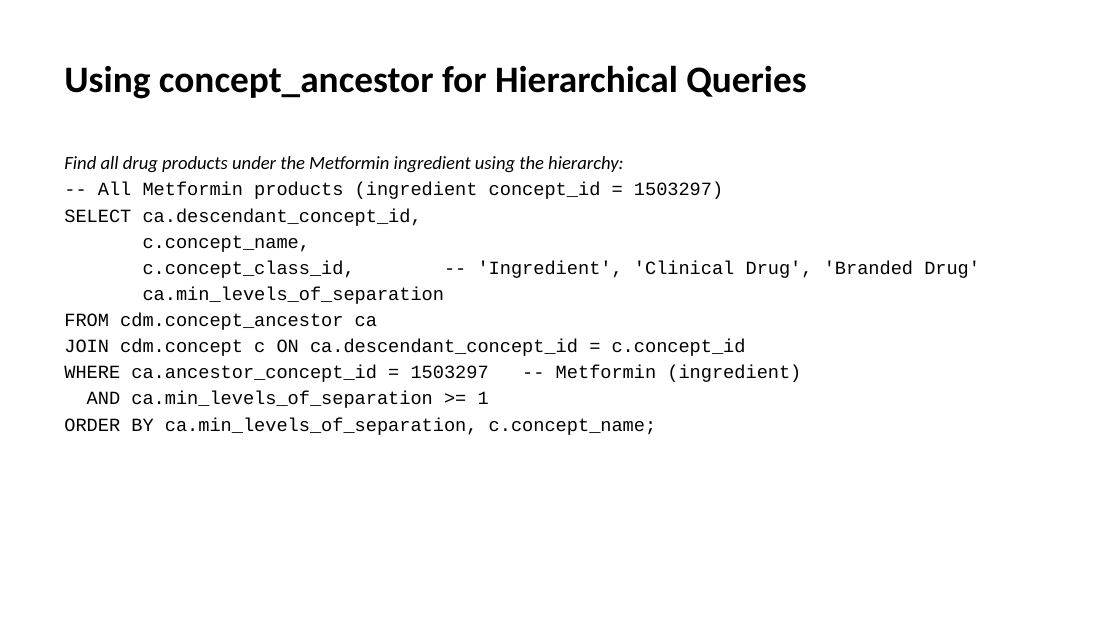
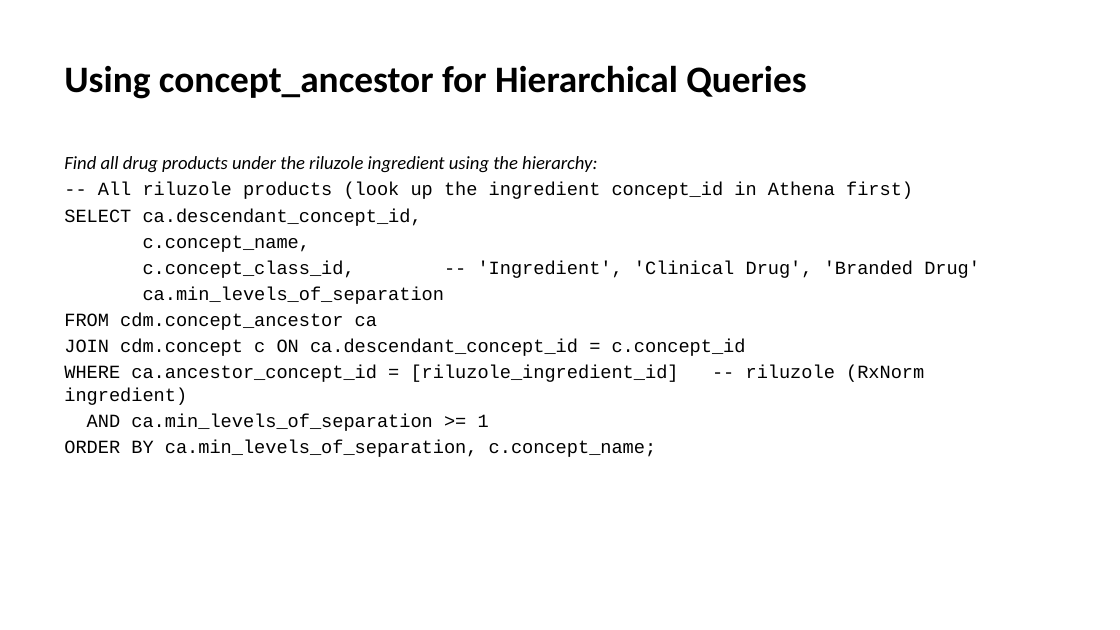
Before and after one commit to ALSTDI/ALS-RWE, a slide deck: slide 20 of docs/free-rwe-resources/train-the-trainer/training/day-01-omop-cdm/kit/Instructor-Deck-with-Notes.pptx. Drawn at 1120x630 pixels with LibreOffice and Linux fonts; fonts in the diff are those of the drawing. Boxes give left, top, right and bottom in pixels: in the first picture for what was removed or moved away, otherwise in the second. Text is boxed around its words. In the diff, an @@ line names an element or a change of style, - is before the commit and + after.

```diff
--- a/docs/free-rwe-resources/train-the-trainer/training/day-01-omop-cdm/kit/Instructor-Deck-with-Notes.pptx
+++ b/docs/free-rwe-resources/train-the-trainer/training/day-01-omop-cdm/kit/Instructor-Deck-with-Notes.pptx
@@ text at (64, 156, 913, 199): text changed; font Calibri to Courier New; italic off @@
-Find all drug products under the Metformin ingredient using the hierarchy:
--- All Metformin products (ingredient concept_id = 1503297)
+Find all drug products under the riluzole ingredient using the hierarchy:
+-- All riluzole products (look up the ingredient concept_id in Athena first)
@@ text at (64, 365, 924, 405): text changed @@
-WHERE ca.ancestor_concept_id = 1503297 -- Metformin (ingredient)
+WHERE ca.ancestor_concept_id = [riluzole_ingredient_id] -- riluzole (RxNorm ingredient)
```
Also in this commit, not shown: 3 other slides changed, 59 other files.
